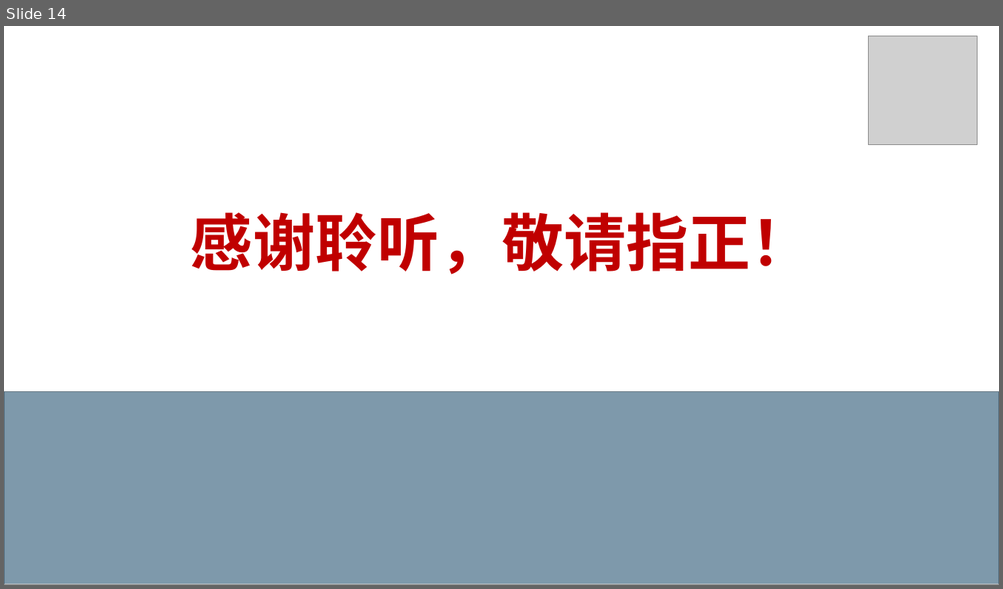
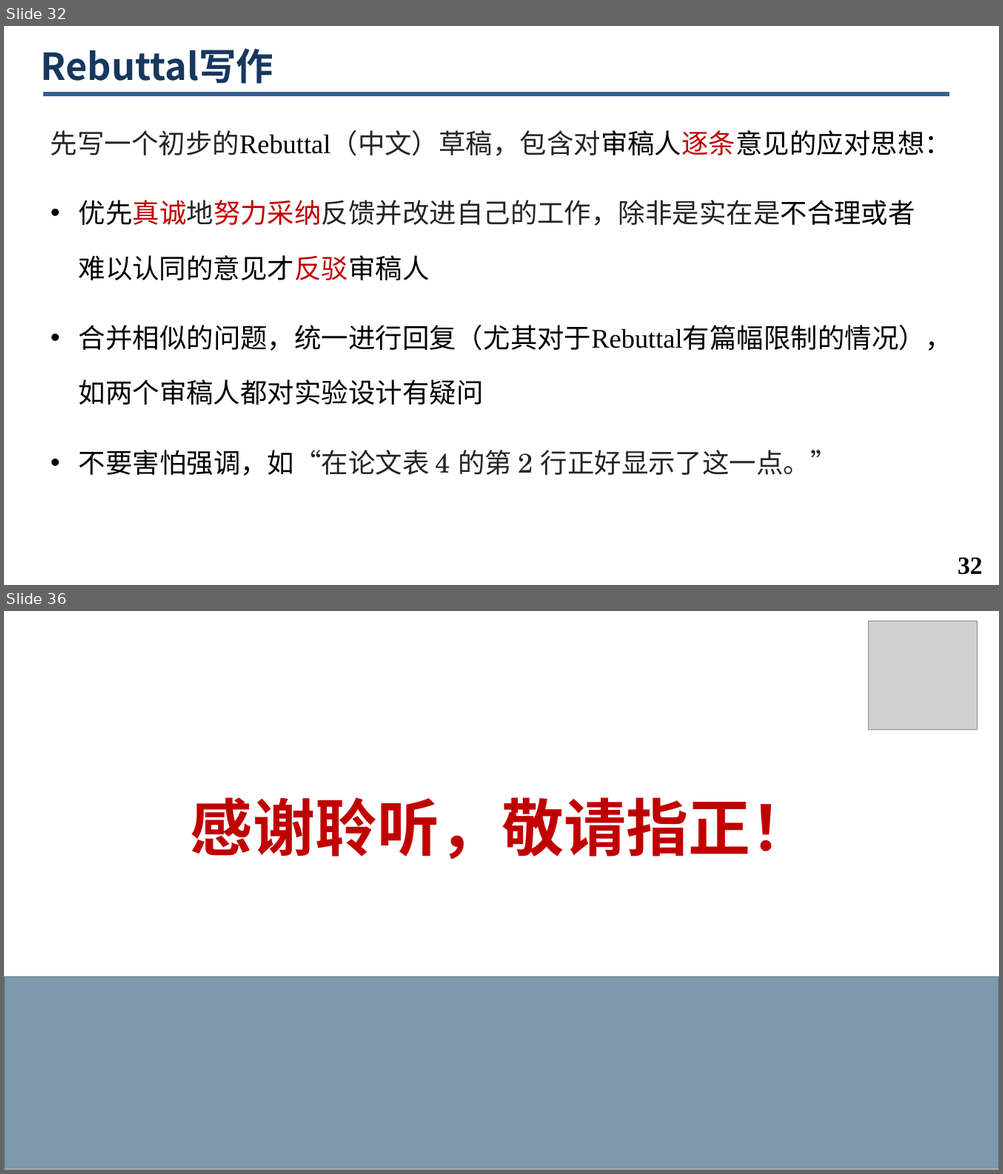
Before and after one commit to minghchen/cs_research_guide, a slide deck: hdu_course_ppt/第5讲. 论文投稿与Rebuttal.pptx. Shown one above the other, each under a label of ours: slide 14 before the commit, slides 32 and 36 after it; the slides between them are not shown. The pictures are 1003x589 and 1003x1174 pixels, drawn with LibreOffice and Linux fonts; fonts in the diff are those of the drawing; grey boxes stand for pictures; background and template pictures are left out. Boxes give left, top, right and bottom in pixels: in the first picture for what was removed or moved away, otherwise in the second. Text is boxed around its words. In the diff, an @@ line names an element or a change of style, - is before the commit and + after.

```diff
--- a/hdu_course_ppt/第5讲. 论文投稿与Rebuttal.pptx
+++ b/hdu_course_ppt/第5讲. 论文投稿与Rebuttal.pptx
@@ slide 32 added at (4, 26, 999, 585), background #FFFFFF @@
@@ title added at (41, 48, 273, 84), 36 pt, text #17375E, bold @@
+Rebuttal写作
@@ line added from (42, 95) to (949, 95), #376092 4.5 pt @@
@@ text added at (51, 130, 952, 476), 26 pt, text #000000 @@
+先写一个初步的Rebuttal（中文）草稿，包含对审稿人逐条意见的应对思想：
+• 优先真诚地努力采纳反馈并改进自己的工作，除非是实在是不合理或者难以认同的意见才反驳审稿人
+• 合并相似的问题，统一进行回复（尤其对于Rebuttal有篇幅限制的情况），如两个审稿人都对实验设计有疑问
+• 不要害怕强调，如“在论文表 4 的第 2 行正好显示了这一点。”
@@ page number added at (957, 557, 982, 575), 24 pt, text #000000, bold @@
+32
@@ what was slide 14 is now slide 36 @@
```
Also in this commit, not shown: 5 slides changed, 23 other slides added, 2 slides removed, 2 other files.
